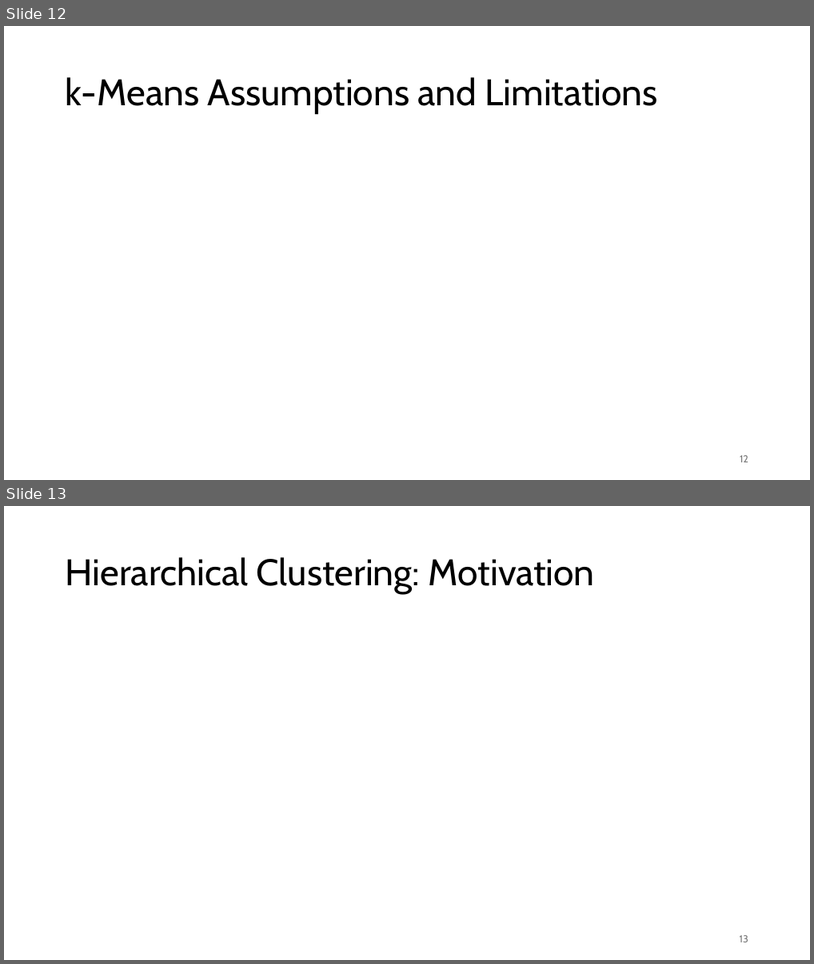
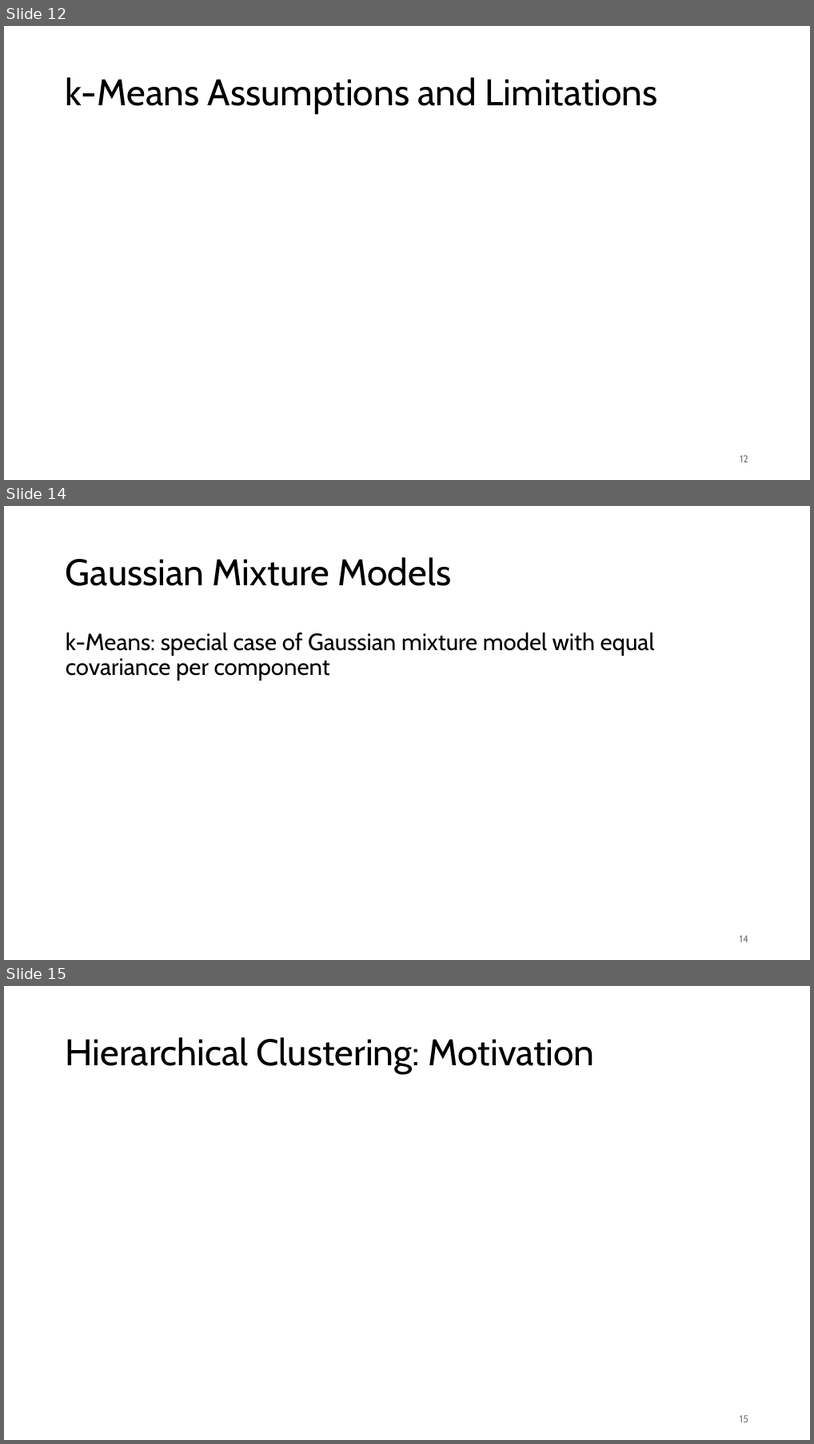
Before and after one commit to FelixWick/data_science, a slide deck: slides/2_clustering.pptx. Shown one above the other, each under a label of ours: slides 12 and 13 before the commit, slides 12, 14 and 15 after it; the slides between them are not shown. The pictures are 814x964 and 814x1444 pixels, drawn with LibreOffice and Linux fonts; fonts in the diff are those of the drawing. Boxes give left, top, right and bottom in pixels: in the first picture for what was removed or moved away, otherwise in the second. Text is boxed around its words. In the diff, an @@ line names an element or a change of style, - is before the commit and + after.

```diff
--- a/slides/2_clustering.pptx
+++ b/slides/2_clustering.pptx
@@ slide 14 added at [4, 506, 810, 960], background #FFFFFF @@
@@ title added at [66, 557, 452, 586], 44 pt, text #000000 @@
+Gaussian Mixture Models
@@ text added at [66, 632, 655, 680], 28 pt, text #000000 @@
+k-Means: special case of Gaussian mixture model with equal covariance per component
@@ page number added at [740, 935, 749, 942], 12 pt, text #797979 @@
+14
@@ what was slide 13 is now slide 15 @@
@@ page number at [740, 1415, 749, 1422]: text changed @@
-13
+15
```
Also in this commit, not shown: 4 slides changed, 1 other slide added, 2 other files.
